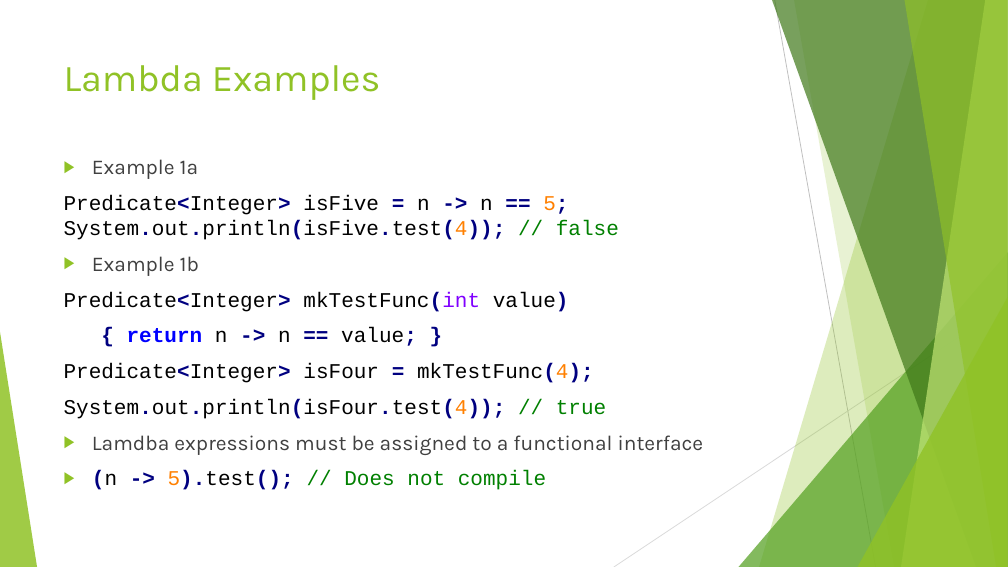
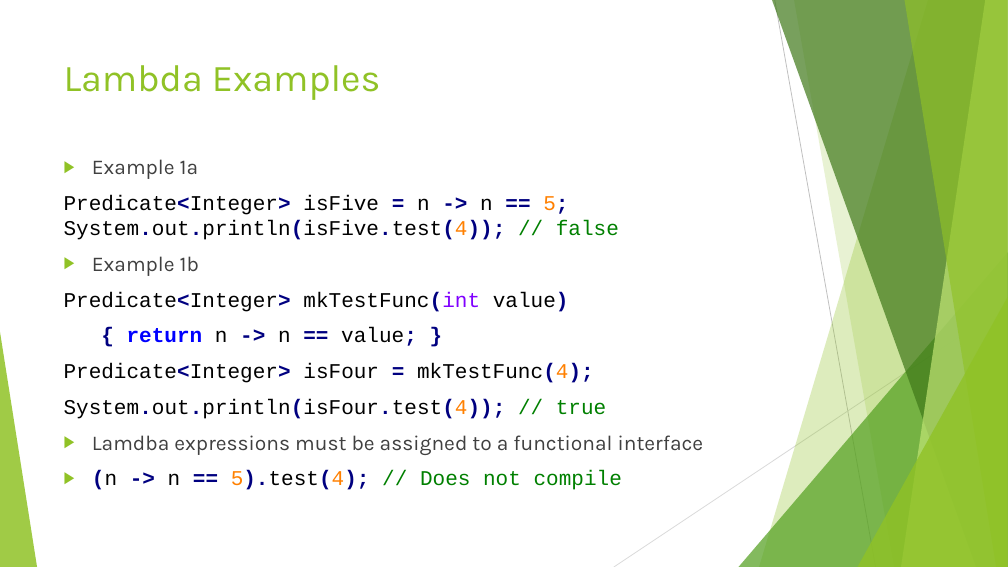
Before and after one commit to RichardRoda/2017-CodePaLOUsa-Lambda, a slide deck: slide 4 of Learning to Love the Lambda in the Stream.pptx. Drawn at 1008x567 pixels with LibreOffice and Linux fonts; fonts in the diff are those of the drawing. Boxes give left, top, right and bottom in pixels: in the first picture for what was removed or moved away, otherwise in the second. Text is boxed around its words. In the diff, an @@ line names an element or a change of style, - is before the commit and + after.

```diff
--- a/Learning to Love the Lambda in the Stream.pptx
+++ b/Learning to Love the Lambda in the Stream.pptx
@@ text at bbox=[92, 470, 622, 490]: text changed @@
-▶ (n -> 5).test(); // Does not compile
+▶ (n -> n == 5).test(4); // Does not compile
```
Also in this commit, not shown: 6 other slides changed, 7 slides added, 2 other files.
